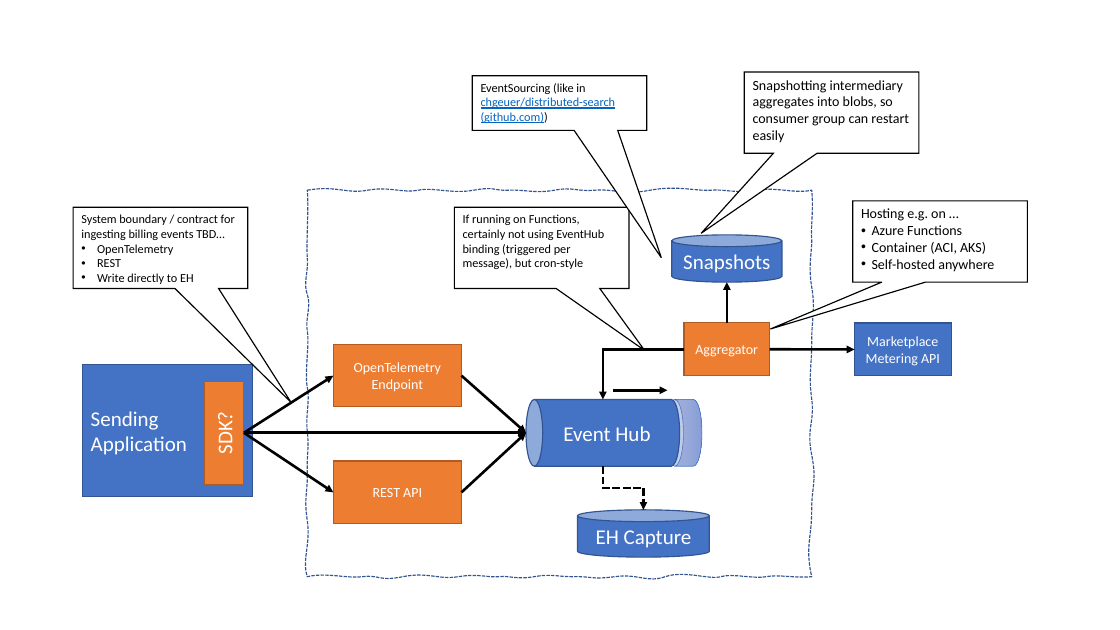
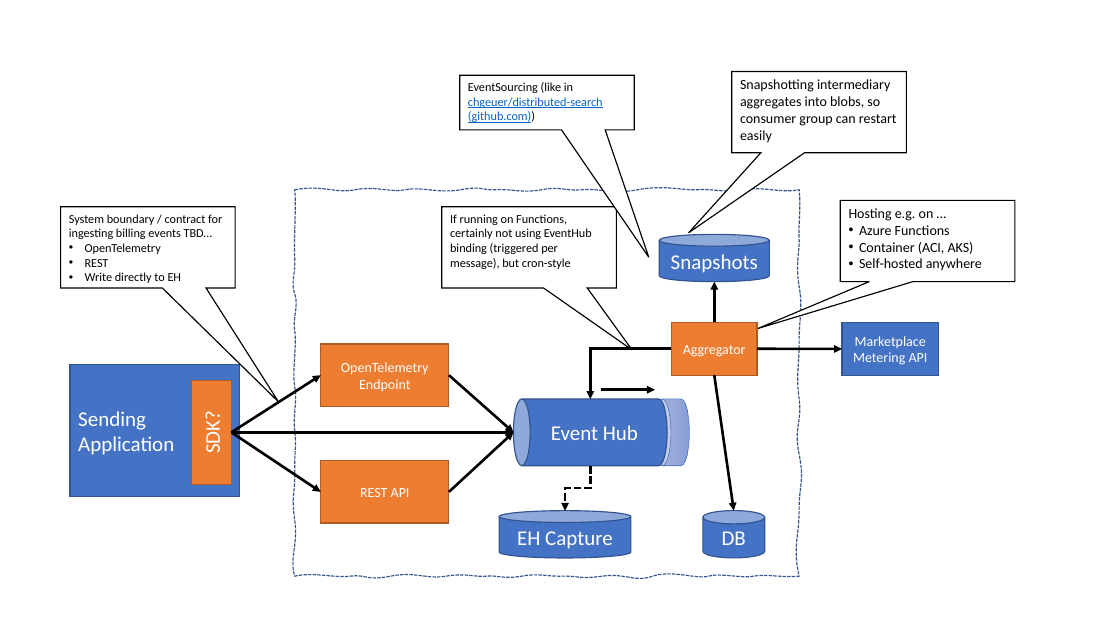
Before and after one commit to microsoft/metered-billing-accelerator, a slide deck: slide 5 of docs/images.pptx. Drawn at 1120x630 pixels with LibreOffice and Linux fonts; fonts in the diff are those of the drawing. Boxes give left, top, right and bottom in pixels: in the first picture for what was removed or moved away, otherwise in the second. Text is boxed around its words. In the diff, an @@ line names an element or a change of style, - is before the commit and + after.

```diff
--- a/docs/images.pptx
+++ b/docs/images.pptx
@@ 5 arrows, 3 rectangles, 3 speech boxes, 1 freeform shape, 1 cylinder moved together from (x1=73, y1=190, x2=1028, y2=576) to (x1=60, y1=190, x2=1015, y2=576) @@
@@ arrow added from (714, 376) to (734, 511), #000000 2.25 pt @@
@@ 3 rectangles, 3 arrows, 2 speech boxes, 2 cylinders, 1 elbow arrow moved together from (x1=82, y1=72, x2=951, y2=497) to (x1=70, y1=71, x2=939, y2=497) @@
@@ elbow arrow moved from (603, 466) - (644, 510) to (591, 465) - (565, 511) @@
@@ cylinder "EH Capture" moved from (x1=578, y1=510, x2=710, y2=557) to (x1=499, y1=511, x2=631, y2=558) @@
@@ cylinder added at (x1=703, y1=511, x2=765, y2=558), fill #4472C4, outline #325491 1 pt, 18 pt, text #FFFFFF @@
+DB
```
Also in this commit, not shown: 1 other slide changed, 8 other files.
